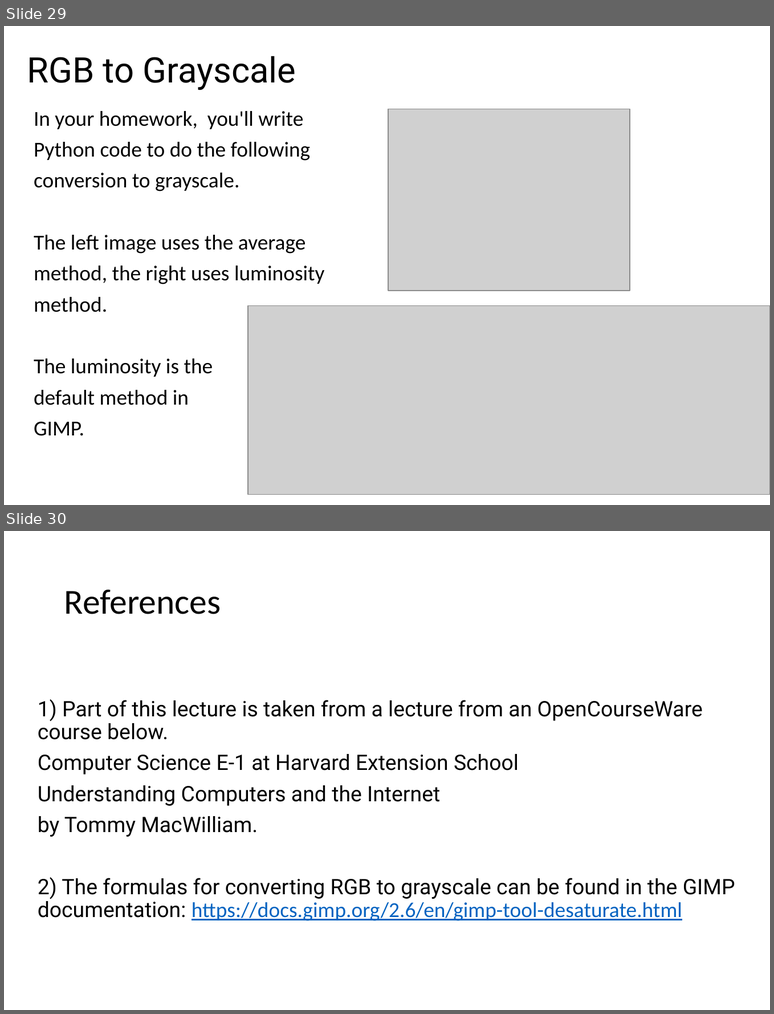
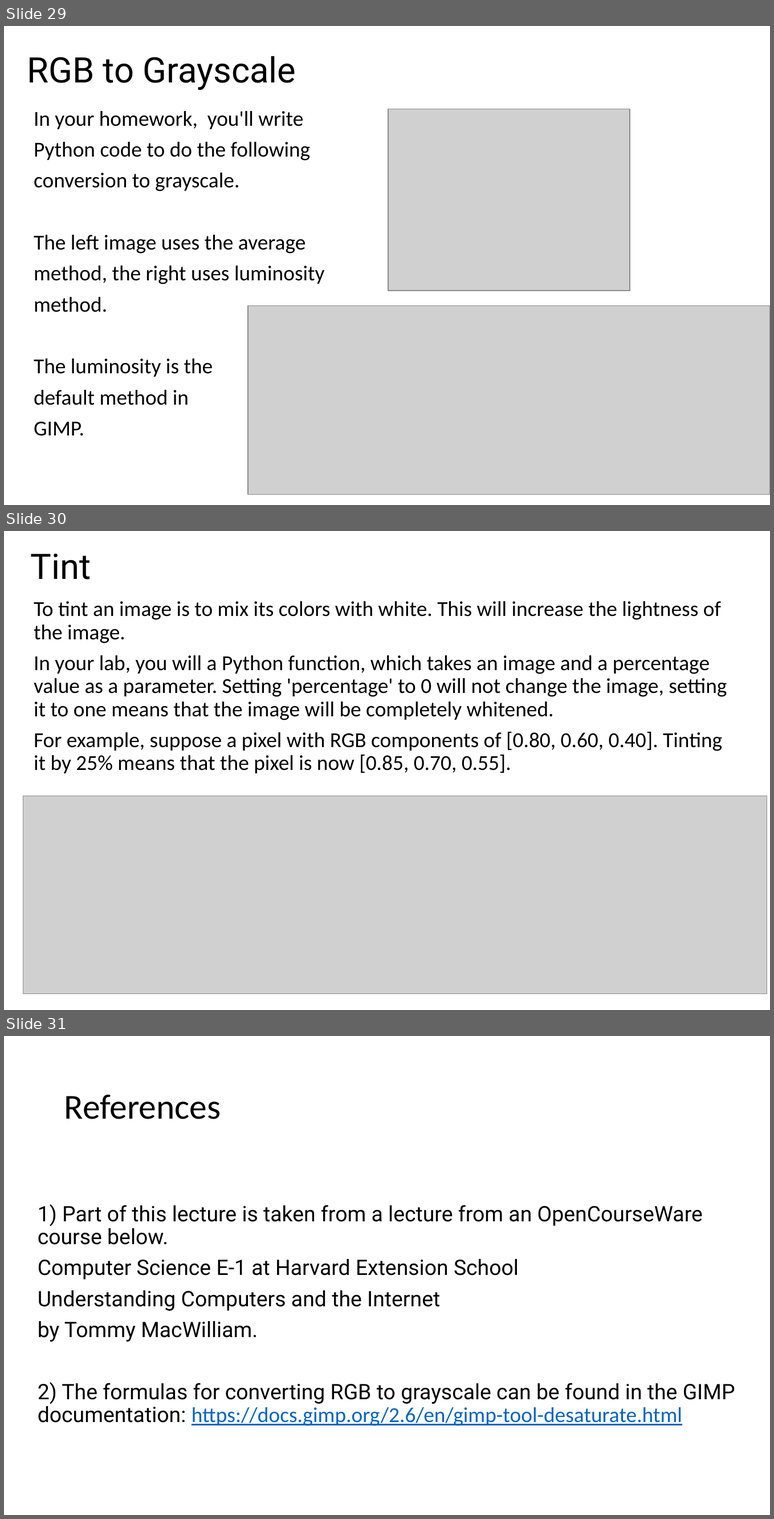
Before and after one commit to LongBaoNguyen/longbaonguyen.github.io, a slide deck: courses/apcsp/lect14.pptx. Shown one above the other, each under a label of ours: slides 29 and 30 before the commit, slides 29, 30 and 31 after it. The pictures are 774x1014 and 774x1519 pixels, drawn with LibreOffice and Linux fonts; fonts in the diff are those of the drawing; grey boxes stand for pictures. Boxes give left, top, right and bottom in pixels: in the first picture for what was removed or moved away, otherwise in the second. Text is boxed around its words. In the diff, an @@ line names an element or a change of style, - is before the commit and + after.

```diff
--- a/courses/apcsp/lect14.pptx
+++ b/courses/apcsp/lect14.pptx
@@ slide 30 added at bbox=[4, 531, 770, 1010], background #FFFFFF @@
@@ title added at bbox=[31, 553, 91, 579], 33 pt, text #000000 @@
+Tint
@@ text added at bbox=[34, 601, 727, 773], 20 pt, text #000000 @@
+To tint an image is to mix its colors with white. This will increase the lightness of the image.
+In your lab, you will a Python function, which takes an image and a percentage value as a parameter. Setting 'percentage' to 0 will not change the image, setting it to one means that the image will be completely whitened.
+For example, suppose a pixel with RGB components of [0.80, 0.60, 0.40]. Tinting it by 25% means that the pixel is now [0.85, 0.70, 0.55].
@@ picture added at bbox=[23, 796, 767, 994] @@
@@ what was slide 30 is now slide 31 @@
```
Also in this commit, not shown: 3 other files.
